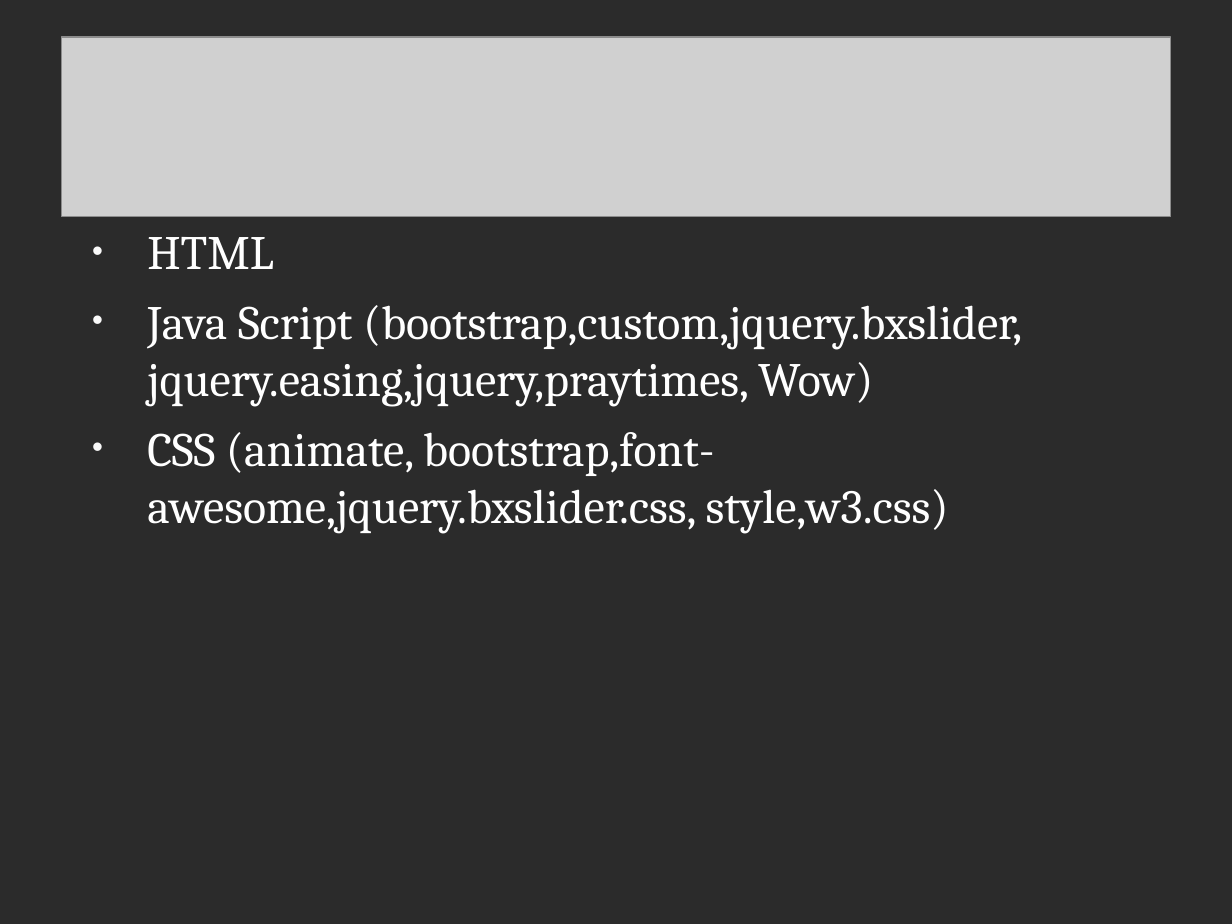
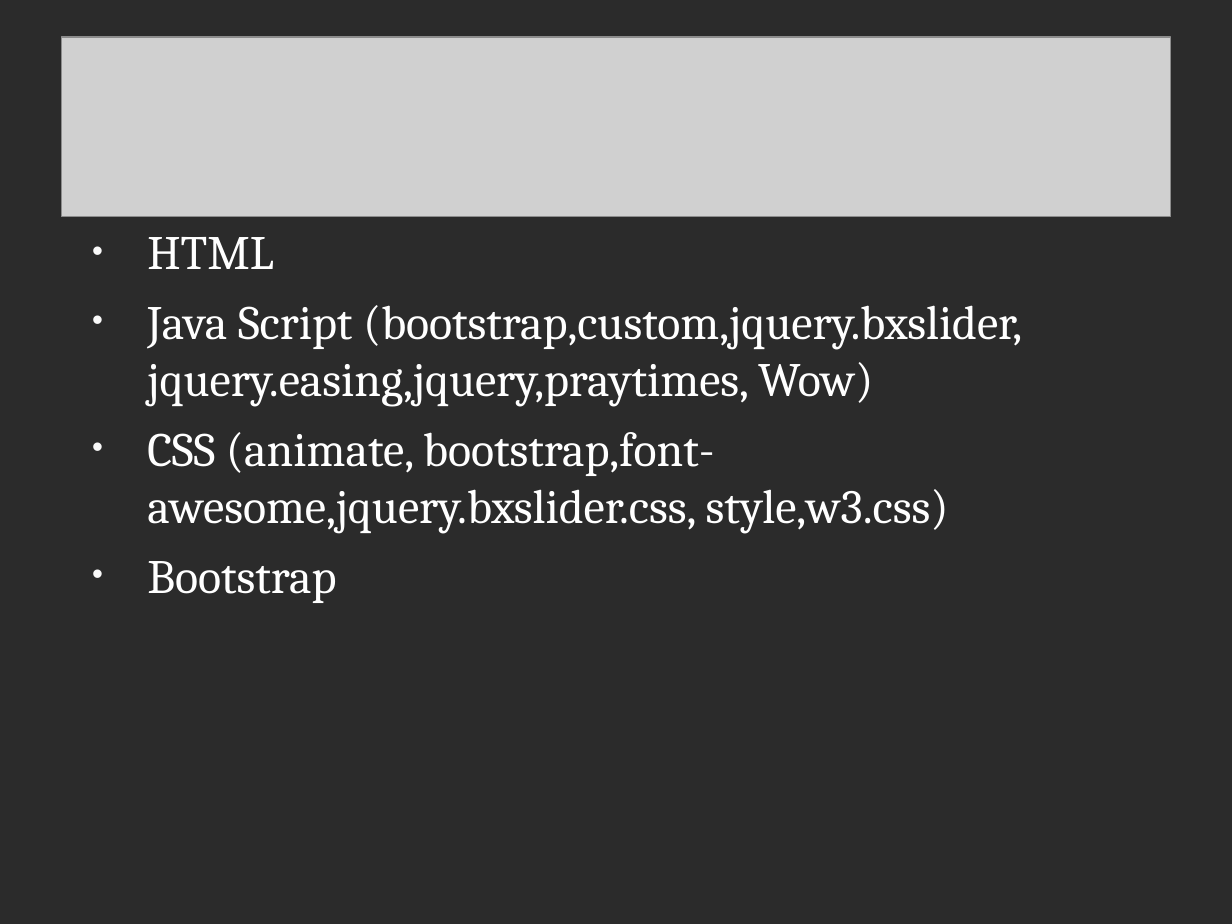
Before and after one commit to Ambar08/Ambar08.github.io, a slide deck: slide 4 of WISATA MASJID RAYA BANDUNG.ppt. Drawn at 1232x924 pixels with LibreOffice and Linux fonts; fonts in the diff are those of the drawing; grey boxes stand for pictures; background and template pictures are left out; a plain dark background stands for a picture behind light text. Boxes give left, top, right and bottom in pixels: in the first picture for what was removed or moved away, otherwise in the second. Text is boxed around its words. In the diff, an @@ line names an element or a change of style, - is before the commit and + after.

```diff
--- a/WISATA MASJID RAYA BANDUNG.ppt
+++ b/WISATA MASJID RAYA BANDUNG.ppt
@@ text at <box>147,561,336,603</box>: paragraph added @@
+• Bootstrap
```
Also in this commit, not shown: 3 other slides changed, 1 slide added, 1 other file.
